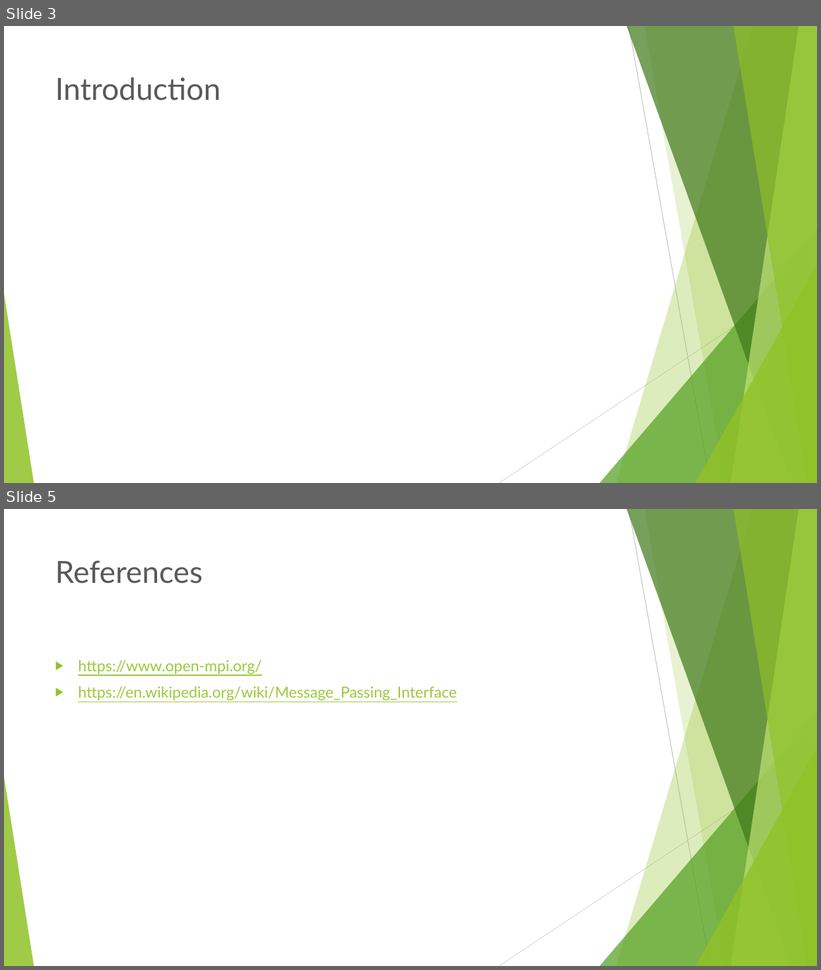
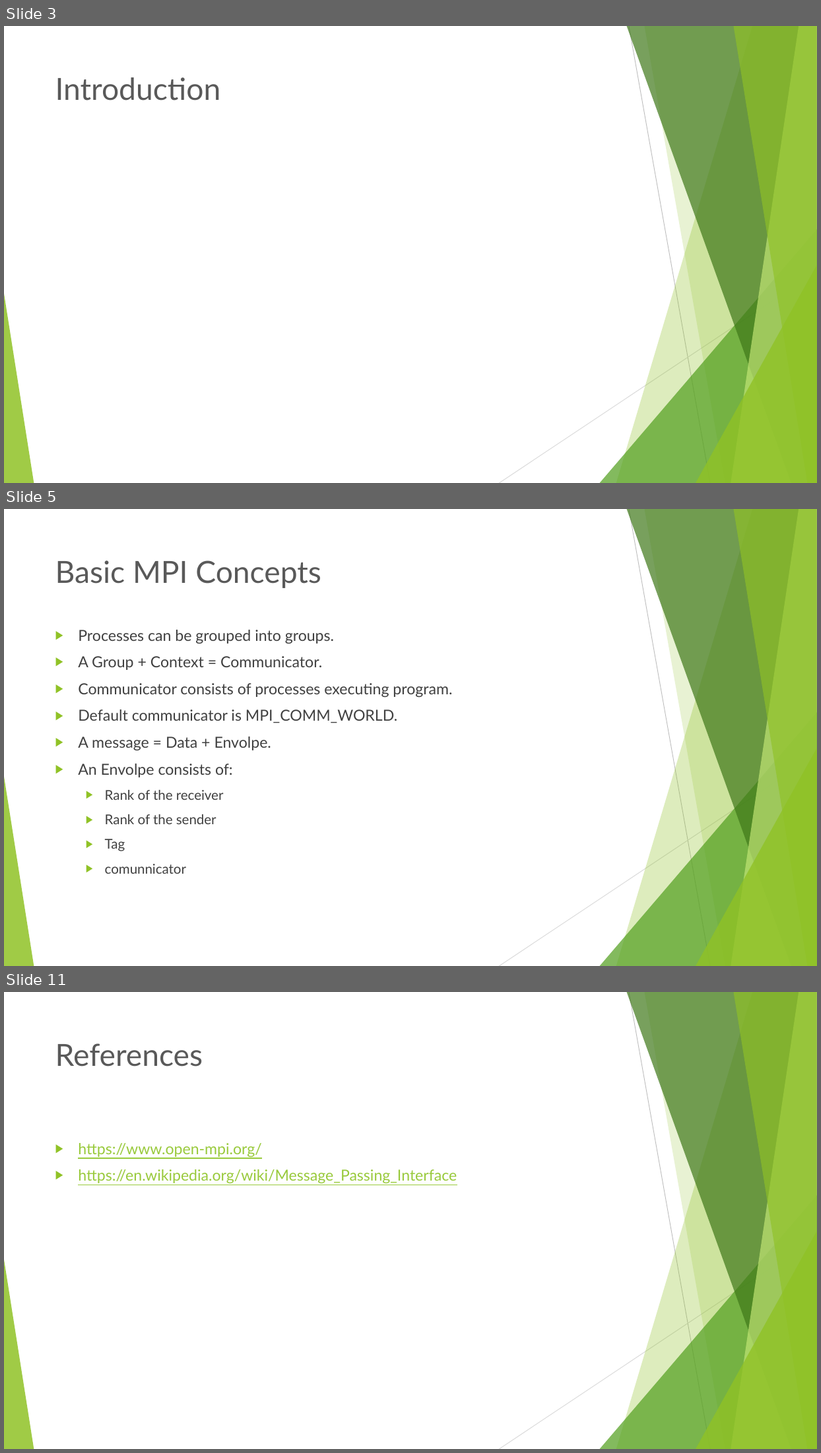
Before and after one commit to mawunyega/conjugate_gradient, a slide deck: presentattion.pptx. Shown one above the other, each under a label of ours: slides 3 and 5 before the commit, slides 3, 5 and 11 after it; the slides between them are not shown. The pictures are 821x970 and 821x1453 pixels, drawn with LibreOffice and Linux fonts; fonts in the diff are those of the drawing. Boxes give left, top, right and bottom in pixels: in the first picture for what was removed or moved away, otherwise in the second. Text is boxed around its words. In the diff, an @@ line names an element or a change of style, - is before the commit and + after.

```diff
--- a/presentattion.pptx
+++ b/presentattion.pptx
@@ slide 5 added at <box>4,509,817,966</box>, background #FFFFFF; not listed: 10 template elements that a slide beside it also shows @@
@@ title added at <box>55,560,321,588</box>, 36 pt, text #595959 @@
+Basic MPI Concepts
@@ text added at <box>78,630,452,874</box>, 18 pt, text #404040 @@
+▶ Processes can be grouped into groups.
+▶ A Group + Context = Communicator.
+▶ Communicator consists of processes executing program.
+▶ Default communicator is MPI_COMM_WORLD.
+▶ A message = Data + Envolpe.
+▶ An Envolpe consists of:
+  ▶ Rank of the receiver
+  ▶ Rank of the sender
+  ▶ Tag
+  ▶ comunnicator
@@ what was slide 5 is now slide 11 @@
```
Also in this commit, not shown: 1 slide changed, 5 other slides added, 1 other file.
